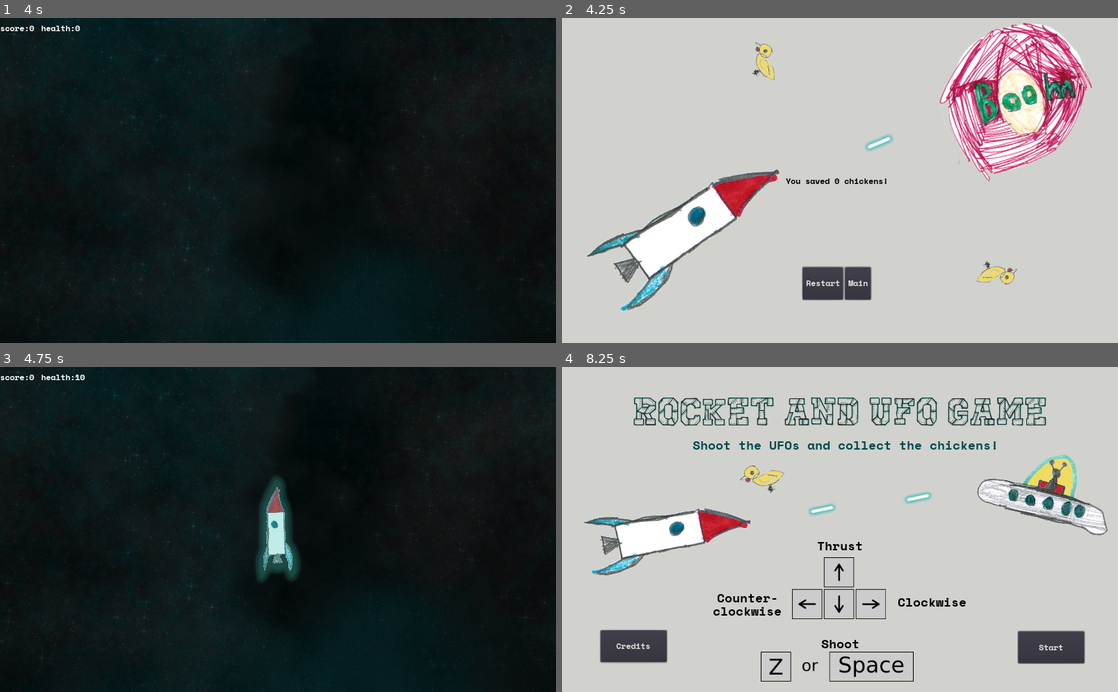
Above: before the commit, frames 1-4 (two rows, left to right).
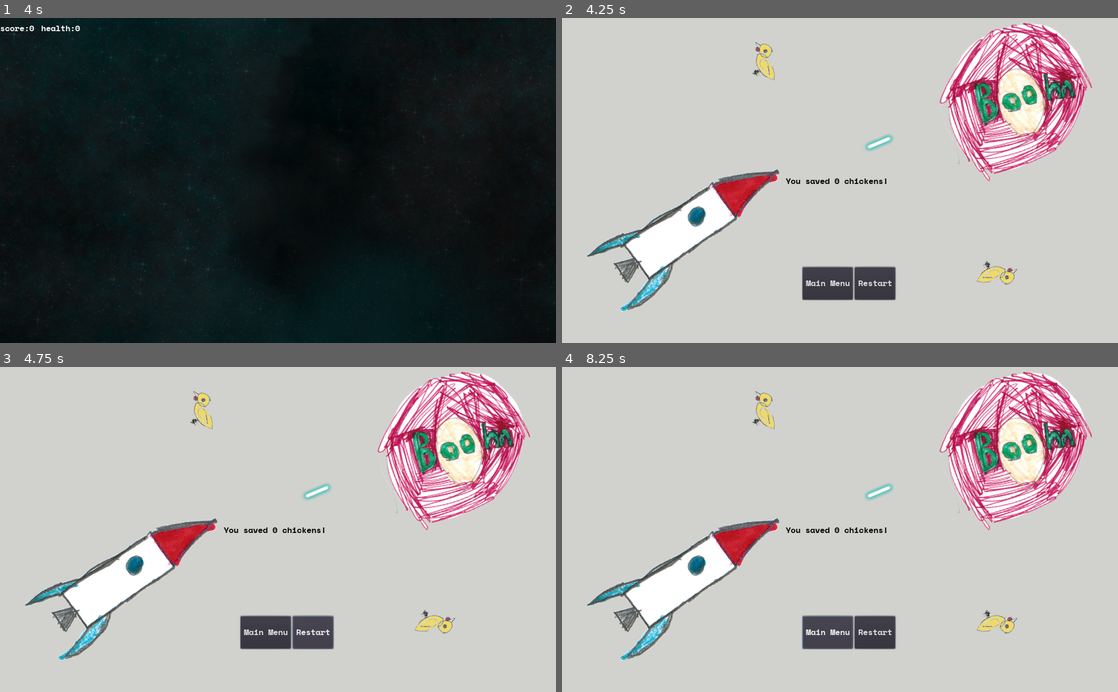
Above: after the commit, the same moments.

Repository: the-g-force/FamJam-April2020
Game: Godot game, scene res://src/MainMenu.tscn
Two runs of this game, one before a commit and one after it. Both use one fixed random seed, a clock stepped at 60 frames per second and the inputs below. Sound files missing from this copy of the repository are replaced by a short silence.
Inputs:
- Up to frame 1 (4 s): click "Start" at 0.5 s; hold Right (TurnRight) 1.28-2.03 s; tap Space (Fire) at 1.35, 2.85 s; hold Left (TurnLeft) 2.03-2.78 s; tap Delete (die) at 2.1, 3.6 s; hold Right (TurnRight) 2.78-3.53 s; tap Enter at 3.5 s; hold Up (Thrust) from 3.53 s (still down)
- Up to frame 2 (4.25 s): keep holding Up (Thrust)
- Up to frame 3 (4.75 s): release Up (Thrust) at 4.25 s; click "Restart" at 4.25 s
- Up to frame 4 (8.25 s): hold Left (TurnLeft) 5.03-7.28 s; tap Space (Fire) at 5.1, 6.6, 7.25 s; tap Delete (die) at 5.85, 7.35 s; hold Right (TurnRight) 7.28-8 s; click "Main" (after the commit: "Main Menu") at 8 s

Frame 1 is identical in both runs. In frame 2, 0.7% of the frame differs, in the area x 43-61%, y 76-87%; in frame 3, 100%, in the area x 0-100%, y 0-100%; in frame 4, 26%.

Commit message:
Use audible button in end scene

Diff:
--- a/project/src/End.gd
+++ b/project/src/End.gd
@@ -9,15 +9,16 @@
 	_scoredisplay.text = "You saved " + str(PlayerStats.score) + " chickens!"
 
 
-func _on_Restart_pressed():
-	Jukebox.pressed.play()
-	PlayerStats.health = 10
-	PlayerStats.score = 0
+func _on_Restart_audio_feedback_complete():
+	_reset_player_stats()
 	var _error = get_tree().change_scene_to(_level)
 
 
-func _on_Main_pressed():
-	Jukebox.pressed.play()
+func _on_Main_audio_feedback_complete():
+	_reset_player_stats()
+	var _error = get_tree().change_scene_to(_main)
+
+
+func _reset_player_stats():
 	PlayerStats.health = 10
 	PlayerStats.score = 0
-	var _error = get_tree().change_scene_to(_main)
--- a/project/src/End.tscn
+++ b/project/src/End.tscn
@@ -6,6 +6,7 @@
 [ext_resource path="res://assets/chicken.png" type="Texture" id=4]
 [ext_resource path="res://assets/bullet-green.png" type="Texture" id=5]
 [ext_resource path="res://assets/rocket.png" type="Texture" id=6]
+[ext_resource path="res://src/AudibleButton.tscn" type="PackedScene" id=7]
 
 [node name="End" type="Node"]
 script = ExtResource( 2 )
@@ -58,18 +59,16 @@
 "_edit_use_anchors_": false
 }
 
-[node name="Restart" type="Button" parent="HBoxContainer"]
-margin_right = 82.0
+[node name="Main" parent="HBoxContainer" instance=ExtResource( 7 )]
+margin_right = 102.0
 margin_bottom = 60.0
-custom_fonts/font = ExtResource( 1 )
+text = "Main Menu"
+
+[node name="Restart" parent="HBoxContainer" instance=ExtResource( 7 )]
+margin_left = 106.0
+margin_right = 188.0
+margin_bottom = 60.0
 text = "Restart"
-
-[node name="Main" type="Button" parent="HBoxContainer"]
-margin_left = 86.0
-margin_right = 138.0
-margin_bottom = 60.0
-custom_fonts/font = ExtResource( 1 )
-text = "Main"
 
 [node name="Score" type="Label" parent="."]
 anchor_left = 0.5
@@ -86,5 +85,5 @@
 __meta__ = {
 "_edit_use_anchors_": false
 }
-[connection signal="pressed" from="HBoxContainer/Restart" to="." method="_on_Restart_pressed"]
-[connection signal="pressed" from="HBoxContainer/Main" to="." method="_on_Main_pressed"]
+[connection signal="audio_feedback_complete" from="HBoxContainer/Main" to="." method="_on_Main_audio_feedback_complete"]
+[connection signal="audio_feedback_complete" from="HBoxContainer/Restart" to="." method="_on_Restart_audio_feedback_complete"]
Not shown: 1 places in project/src/End.tscn that only renumber resources
